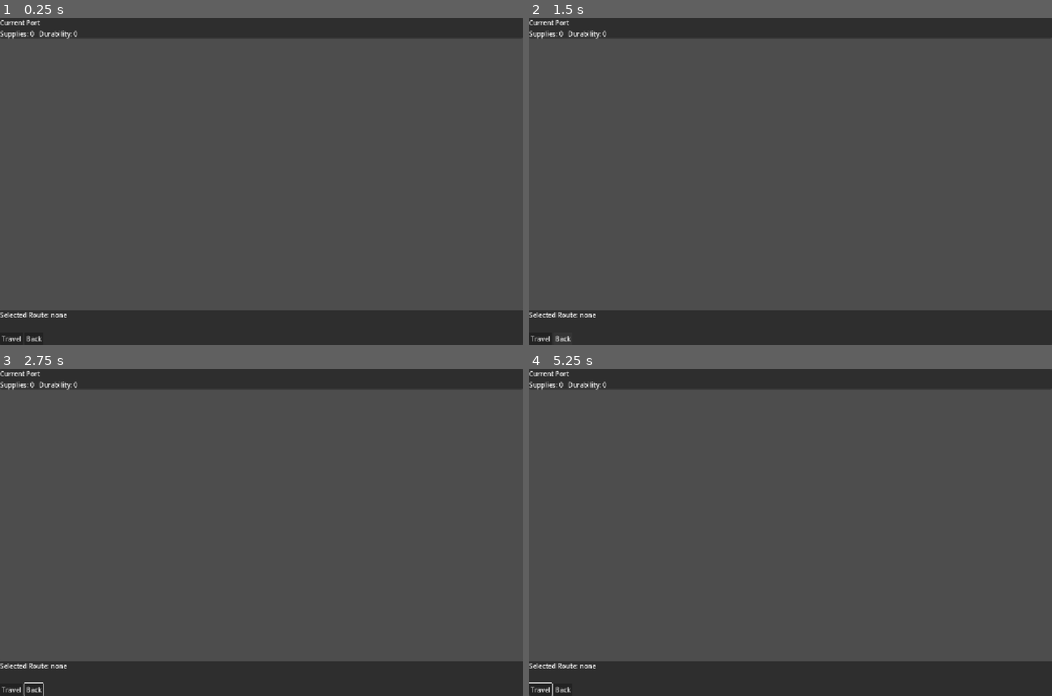
Above: before the commit, frames 1-4 (two rows, left to right).
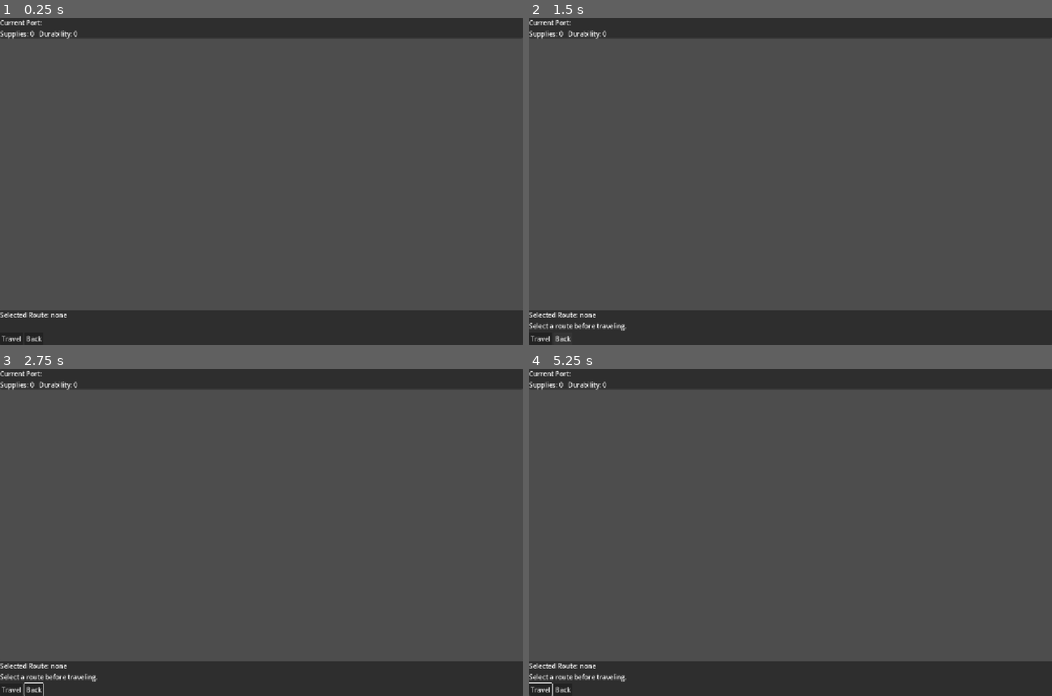
Above: after the commit, the same moments.

Repository: nwrowe/project-northwind
Game: Godot game, scene res://scenes/travel/TravelScreen.tscn
Two runs of this game, one before a commit and one after it. Both use one fixed random seed, a clock stepped at 60 frames per second and the inputs below. This scene is started directly instead of the project's main scene.
Inputs (mouse positions are in pixels of both pictures, inside the frame that each line leads up to):
- Up to frame 1 (0.25 s): no input
- Up to frame 2 (1.5 s): click "Travel" at 0.5 s; click "Back" at 1.25 s
- Up to frame 3 (2.75 s): move the mouse to (376, 516) at 2.02 s; hold Right (ui_right) from 2.03 s (still down); click (376, 516) at 2.17 s
- Up to frame 4 (5.25 s): move the mouse to (685, 548) at 2.77 s; release Right (ui_right) at 2.78 s; hold Down (ui_down) 2.78-3.53 s; move the mouse to (842, 460) at 3.52 s; hold Right (ui_right) 3.53-4.28 s; move the mouse to (764, 597) at 4.27 s; hold Up (ui_up) 4.28-5.03 s; click (764, 597) at 4.42 s; move the mouse to (947, 581) at 5.02 s; hold Left (ui_left) from 5.03 s (still down)

The runs differ from the first frame. In frame 1, less than 0.1% of the frame differs, in the area x 7-8%, y 1-3%; in frame 2, 0.2%, in the area x 0-19%, y 1-96%; in frame 3, 0.2%; in frame 4, 0.2%.
Error before the commit: Parse Error: Could not resolve class "TravelSystem", because of a parser error. (res://scripts/ui/TravelScreen.gd:3)
Error after the commit: Cannot call method 'add_child' on a null value. (res://autoload/ScreenRouter.gd:31)

Commit message:
Update TravelSystem.gd
parse error check

Diff:
--- a/scripts/systems/TravelSystem.gd
+++ b/scripts/systems/TravelSystem.gd
@@ -41,8 +41,6 @@
 	var destination_port_id: String = GameState.current_port_id
 	var destination: Dictionary = GameData.get_port(destination_port_id)
 
-	var destination_port_id: String = GameState.current_port_id
-	var destination: Dictionary = GameData.get_port(destination_port_id)
 	var event_payload: Dictionary = event_system.roll_event(float(route.get("risk", 0.0)))
 	var triggered: bool = bool(event_payload.get("triggered", false))
 	var contract_result: Dictionary = contract_system.resolve_contracts_on_arrival()
@@ -74,10 +72,7 @@
 
 	return {
 		"success": true,
-		"from_port_id": from_port_id,
-		"destination_port_id": destination_port_id,
-		"route_id": str(route.get("id", "")),
-		"route_distance": int(route.get("distance", 1)),
+		"destination_port_id": GameState.current_port_id,
 		"supply_cost": supply_cost,
 		"trip_costs": trip_costs,
 		"event_triggered": triggered,
